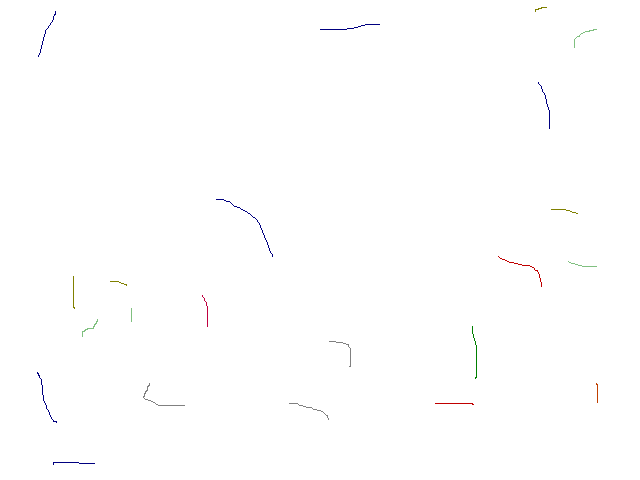
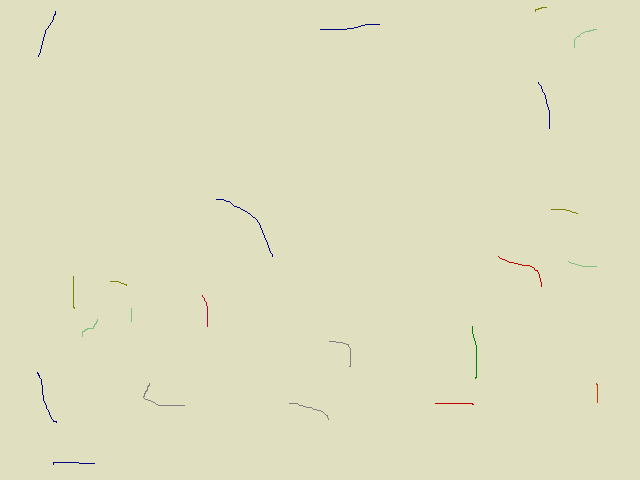
Two versions of the same layered image (640×480). Layer-by-layer changes:
painted on "Background" over left=0, top=0, right=640, bottom=480
painted on "30_KitchenLow.png" over left=0, top=0, right=640, bottom=480
